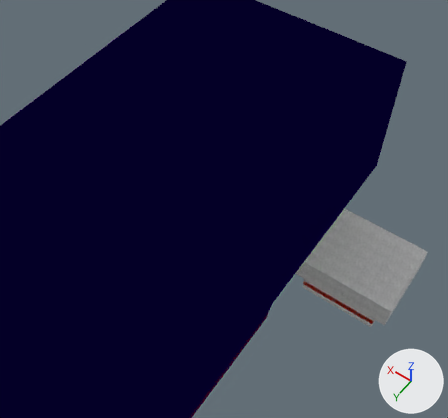
The Blender file Assets/World/W2L1/raw/w2l1.blend: old version first, new version second.
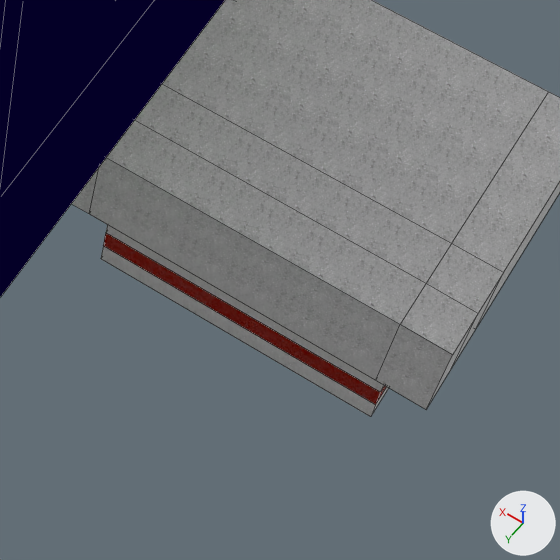
Each version appears first whole from a camera (50 mm lens) standing at (-133.3, -13.2, 275.4) and looking at (0.9, -201.1, -19.9), and next in a close-up on the part from 62% to 93% of the width and 53% to 87% of the height. Every picture has the same lights, and +X, +Y and +Z are marked at lower right. The close-ups show mesh edges as thin lines.

In view in the first close-up: 'Part1', 'Part4', 'Part4_Blood'.
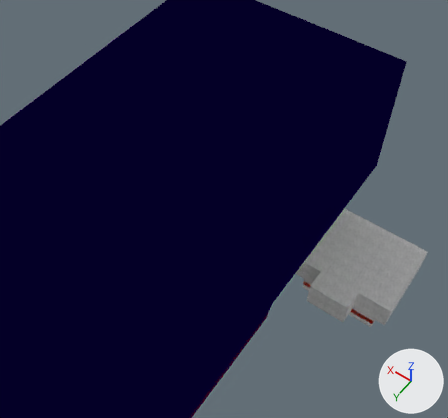
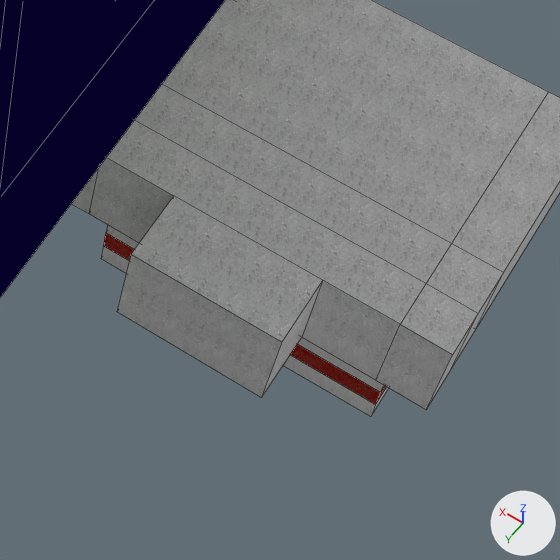
Pixel boxes (x1, y1, x2, y2) of what changed, in the close-ups (560 x 560 px):
part 1 of me_plane_005, built on: before (89, 120, 426, 380); after (89, 120, 426, 397)
part 2 of me_plane_005, surface changed: (123, 0, 559, 379) in both

Patch to the scene script:
```diff
--- a/Assets/World/W2L1/raw/w2l1.blend.py
+++ b/Assets/World/W2L1/raw/w2l1.blend.py
@@ me_plane_005 @@
 # used by ob_part4; location = (0.0, -204.0, 4.0)
 # verts and faces of me_plane_005; kept vertices keep their numbers, new ones are numbered from 38
 # before: 22 (-55.4, -4.0, -46.0), 23 (-55.7, -4.0, -29.5), 24 (-103.4, -4.0, -46.0), 25 (-103.7, -4.0, -29.5) at pixel (426, 283), 32 (-55.4, 4.0, -46.0) at pixel (89, 213)
 # before: 33 (-55.7, 4.0, -29.5), 34 (-103.4, 4.0, -46.0) at pixel (375, 380), 35 (-103.7, 4.0, -29.5) at pixel (400, 324)
-me_plane_005.from_pydata(...)  # 38 vertices, 35 faces; spans x -111.7..-47.4, y -44.0..4.0, z -70.0..-29.5
+me_plane_005.from_pydata(...)  # 46 vertices, 41 faces; spans x -111.7..-47.4, y -44.0..16.0, z -70.0..-29.5
+# me_plane_005 part 1
+delete_faces([(32, 33, 35, 34), (23, 25, 35, 33), (22, 32, 34, 24)])
+verts[38] = (-91.7, 4.0, -29.5)  # pixel (322, 280)
+verts[39] = (-91.4, 4.0, -46.0)  # pixel (301, 337)
+verts[40] = (-91.7, 16.0, -29.5)  # pixel (281, 342)
+verts[41] = (-91.4, 16.0, -46.0)  # pixel (261, 397)
+for new, old in zip([*range(42, 46)], [*range(38, 42)]): verts[new] = verts[old] + (24.0, 0.0, 0.0)
+faces += [(34, 39, 38, 35), (23, 25, 35, 38, 42, 33), (22, 32, 43, 39, 34, 24), (32, 33, 42, 43), (38, 39, 41, 40), (40, 41, 45, 44)]
+faces += [(39, 43, 45, 41), (38, 40, 44, 42), (42, 44, 45, 43)]
+# me_plane_005 part 2: 32 kept faces spanning x -111.7..-47.4, y -44.0..4.0, z -70.0..-29.5 get new texture (UV) coordinates
 me_plane_005.materials.append(mat_marble)
```
